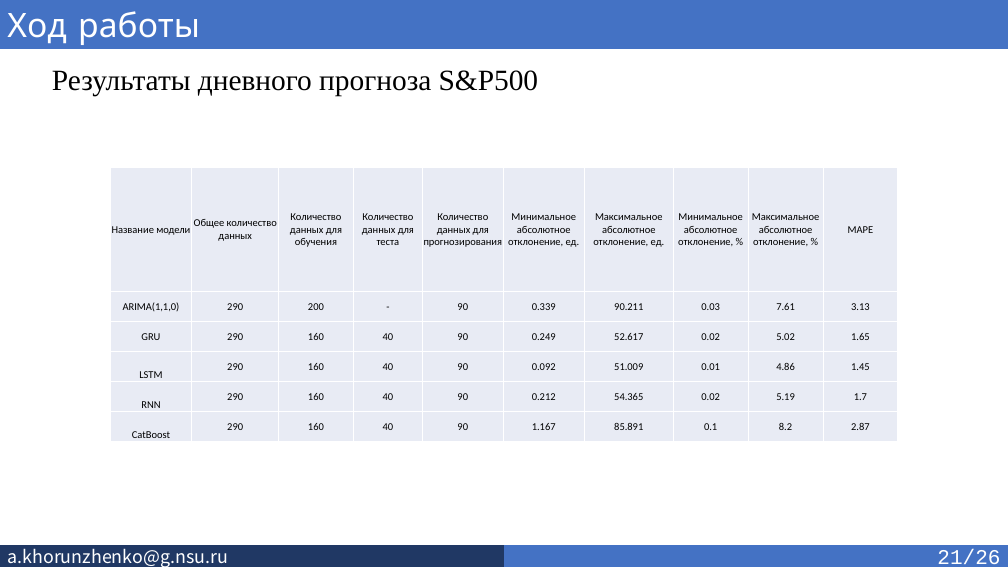
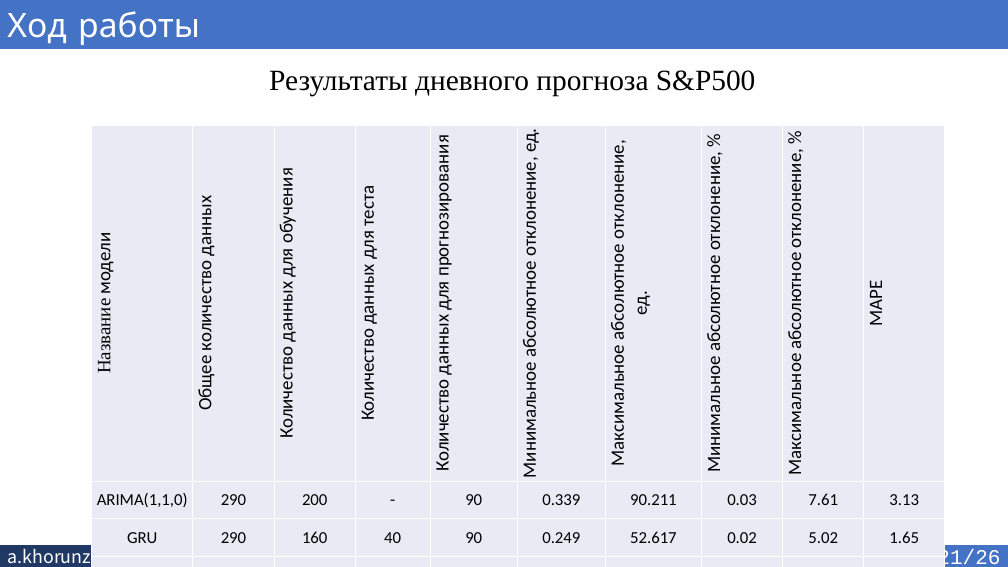
Before and after one commit to SkivHisink/MasterWork, a slide deck: slide 21 of Text/Хорунженко_презентация_4_сем.pptx. Drawn at 1008x567 pixels with LibreOffice and Linux fonts; fonts in the diff are those of the drawing. Boxes give left, top, right and bottom in pixels: in the first picture for what was removed or moved away, otherwise in the second. Text is boxed around its words. In the diff, an @@ line names an element or a change of style, - is before the commit and + after.

```diff
--- a/Text/Хорунженко_презентация_4_сем.pptx
+++ b/Text/Хорунженко_презентация_4_сем.pptx
@@ text "Результаты дневного прогноза S&P500" at bbox=[269, 70, 756, 97]: alignment left to centre @@
@@ table at bbox=[91, 126, 944, 547] @@
@@ size 10 to 18 pt in "Название модели", "Общее количество данных", "Количество данных для обучения", "Количество данных для теста" and 6 more places @@
@@ font Calibri to Times New Roman in "Название" @@
@@ size 10 to 16 pt in "ARIMA(1,1,0)", "290", "200", "-" and 46 more places @@
@@ table: place and size @@
-table at bbox=[110, 167, 898, 442]
+table at bbox=[91, 126, 944, 547]
```
Also in this commit, not shown: 13 other slides changed.
